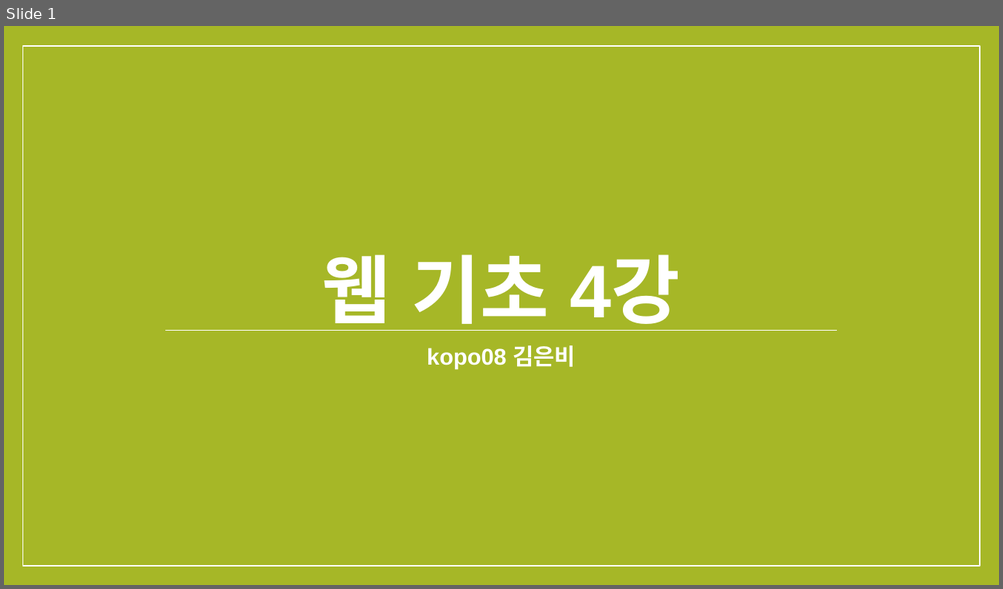
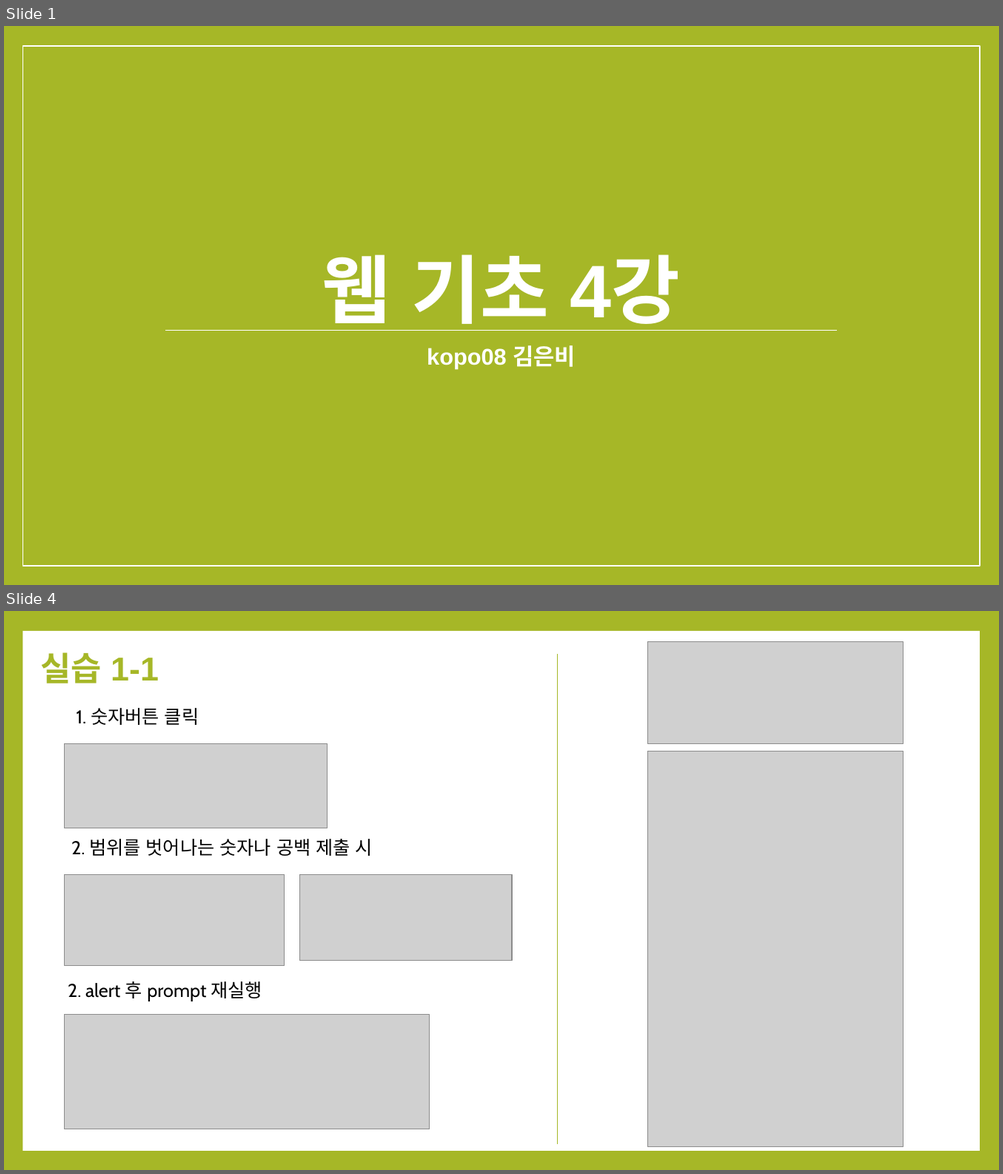
Before and after one commit to EunbInn/WEB, a slide deck: lecture04/웹 기초 4강.pptx. Shown one above the other, each under a label of ours: slide 1 before the commit, slides 1 and 4 after it; the slides between them are not shown. The pictures are 1003x589 and 1003x1174 pixels, drawn with LibreOffice and Linux fonts; fonts in the diff are those of the drawing; grey boxes stand for pictures. Boxes give left, top, right and bottom in pixels: in the first picture for what was removed or moved away, otherwise in the second. Text is boxed around its words. In the diff, an @@ line names an element or a change of style, - is before the commit and + after.

```diff
--- a/lecture04/웹 기초 4강.pptx
+++ b/lecture04/웹 기초 4강.pptx
@@ slide 4 added at box(4, 611, 999, 1170), background #A6B727 @@
@@ rectangle added at box(22, 631, 979, 1151), fill #FFFFFF @@
@@ title added at box(40, 652, 159, 684), 32 pt, text #A6B727, bold @@
+실습 1-1
@@ line added from (558, 653) to (558, 1145), #A6B727 0.79 pt @@
@@ picture added at box(648, 641, 903, 743) @@
@@ text added at box(76, 708, 199, 725), 18 pt, text #000000 @@
+1. 숫자버튼 클릭
@@ picture added at box(65, 743, 328, 829) @@
@@ picture added at box(648, 752, 903, 1147) @@
@@ text added at box(71, 839, 373, 856), 18 pt, text #000000 @@
+2. 범위를 벗어나는 숫자나 공백 제출 시
@@ picture added at box(65, 875, 284, 966) @@
@@ picture added at box(299, 875, 512, 961) @@
@@ text added at box(68, 982, 262, 1002), 18 pt, text #000000 @@
+2. alert 후 prompt 재실행
@@ picture added at box(65, 1014, 430, 1130) @@
```
Also in this commit, not shown: 2 slides changed, 7 other slides added, 2 slides removed, 14 other files.
